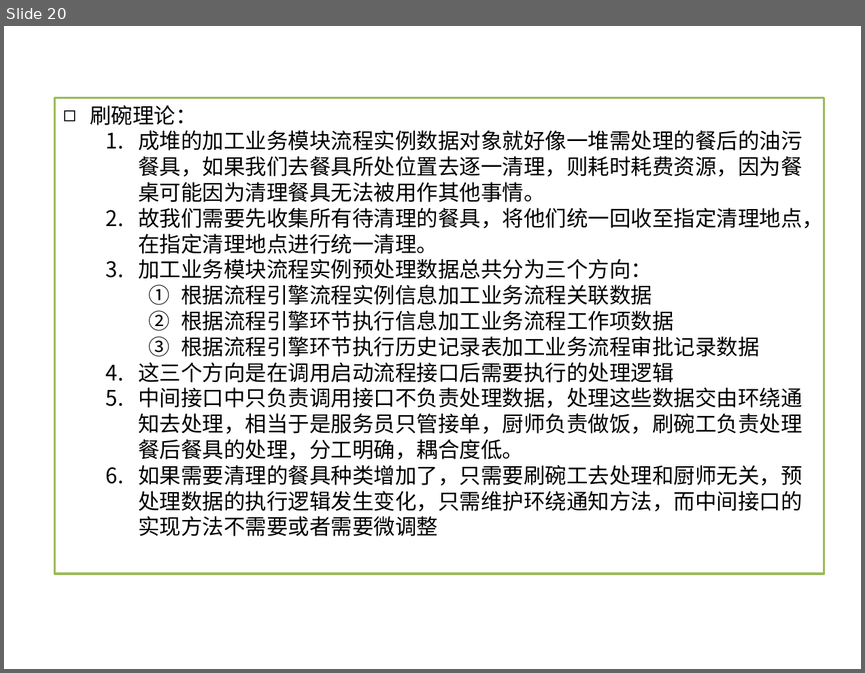
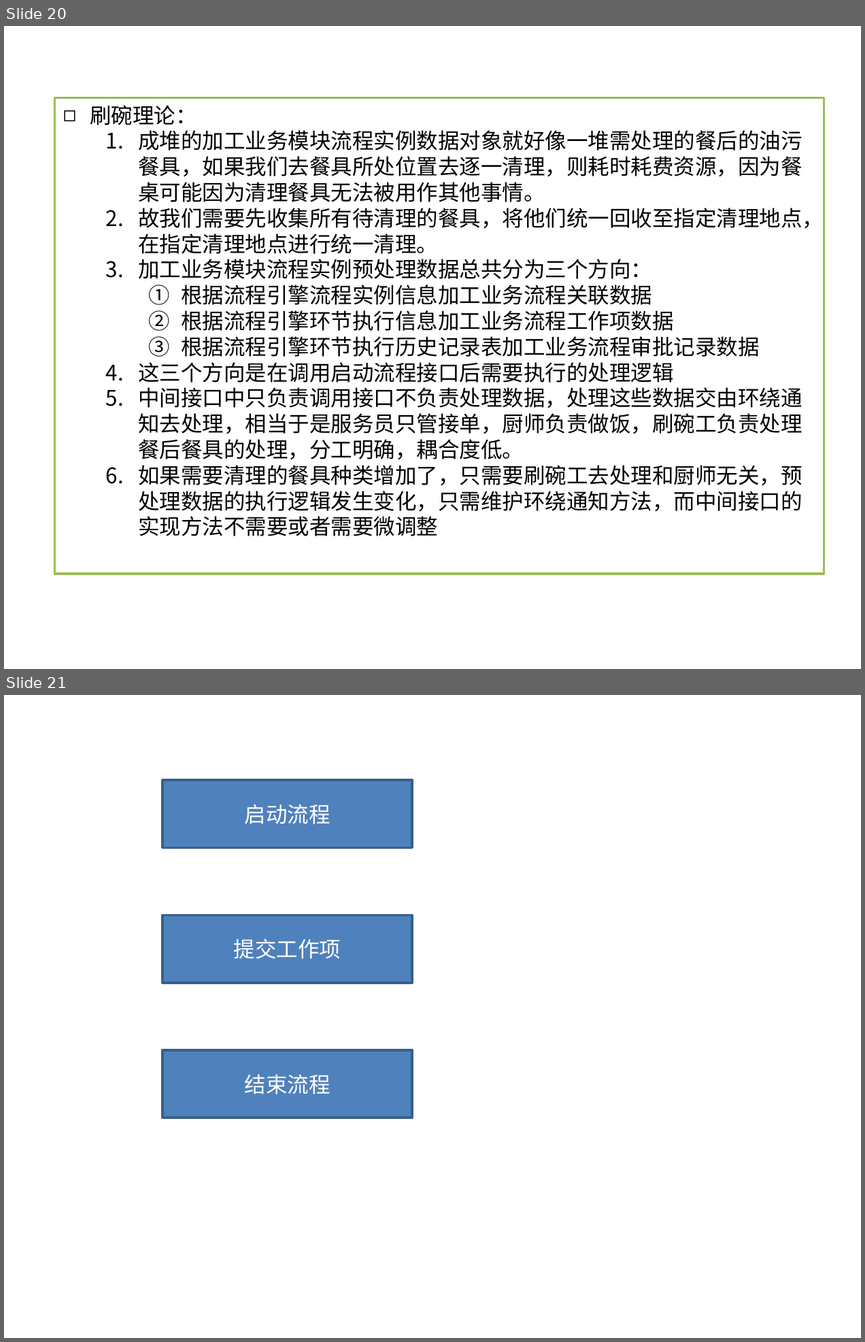
Before and after one commit to songzxDev/helloworld, a slide deck: WebContent/docs/BPM前期项目准备_20171026.pptx. Shown one above the other, each under a label of ours: slide 20 before the commit, slides 20 and 21 after it. The pictures are 865x673 and 865x1342 pixels, drawn with LibreOffice and Linux fonts; fonts in the diff are those of the drawing. Boxes give left, top, right and bottom in pixels: in the first picture for what was removed or moved away, otherwise in the second. Text is boxed around its words. In the diff, an @@ line names an element or a change of style, - is before the commit and + after.

Commit message:
新增了业务模块审批流程数据表

```diff
--- a/WebContent/docs/BPM前期项目准备_20171026.pptx
+++ b/WebContent/docs/BPM前期项目准备_20171026.pptx
@@ slide 21 added at [4,695,861,1338], background #FFFFFF @@
@@ rectangle added at [162,780,412,847], fill #4F81BD, outline #3A5F8C 2 pt, 18 pt, text #FFFFFF @@
+启动流程
@@ rectangle added at [162,915,412,983], fill #4F81BD, outline #3A5F8C 2 pt, 18 pt, text #FFFFFF @@
+提交工作项
@@ rectangle added at [162,1050,412,1117], fill #4F81BD, outline #3A5F8C 2 pt, 18 pt, text #FFFFFF @@
+结束流程
```
Also in this commit, not shown: 3 other slides added, 1 slide removed, 4 other files.
